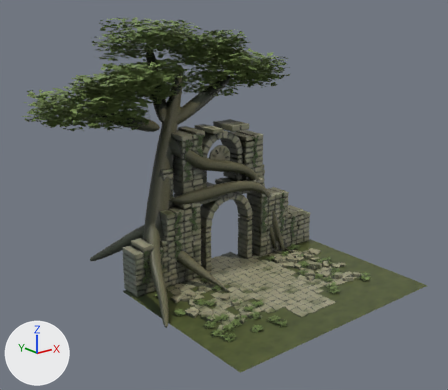
The glTF model public/models/placed/exterior.glb: old version first, new version second.
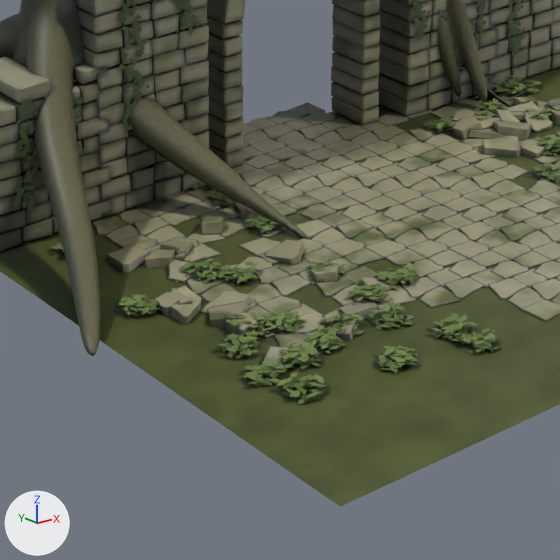
The first picture shows the older version from a 50 mm camera at (-59.9, 53.4, 34.9) aimed at (-15.4, 109.0, 12.7). The close-ups show the older and then the newer version on the part from 31% to 68% of the width and 57% to 100% of the height of that picture. Only the edits that show in the close-ups are written down. Arrows for +X, +Y and +Z are at lower left; the lights stay in place.

Objects in the first close-up: 'ArchiveExterior_Courtyard_Cell_-1_-5', 'ArchiveExterior_Foliage_Cell_-1_-5', 'ArchiveExterior_Foliage_Cell_-2_-5', 'ArchiveExterior_Stone_Cell_-1_-5', 'ArchiveExterior_Stone_Cell_-2_-5', 'ArchiveExterior_Stone_Cell_0_-5', 'ArchiveExterior_Wood_Cell_-1_-5', 'ArchiveExterior_Wood_Cell_-2_-5' and 2 more.
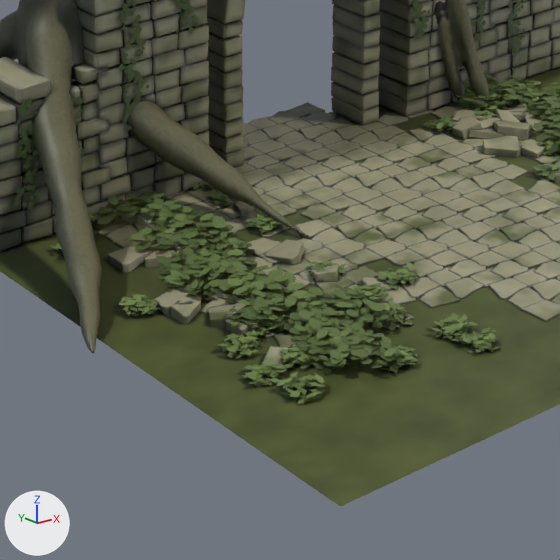
Where the change shows, as pixel boxes [x1, y1, x2, y2] in the close-ups (560 x 560 px):
```json
{"object": "PD11_Foliage_archive-exterior_Cell_-1_-5", "change": "added", "after": [89, 74, 560, 375]}
{"object": "PD11_Stone_archive-exterior", "change": "added", "after": [95, 208, 369, 364], "on screen": "mostly hidden"}
```

The change, as JSON lines over the scene's bpy script:
```json
{"op": "add", "block": "me_mesh_17", "code": ["me_mesh_17 = bpy.data.meshes.new('Mesh_17')", "me_mesh_17.from_pydata(...)  # 15774 vertices, 10487 faces; spans x -23.9..0.3, y 96.4..113.9, z 1.6..2.6", "me_mesh_17.materials.append(mat_archiveexterior_foliage_colour)"]}
{"op": "add", "block": "me_icosphere", "code": ["me_icosphere = bpy.data.meshes.new('Icosphere')", "me_icosphere.from_pydata(...)  # 96 vertices, 160 faces; spans x -22.7..-19.9, y 97.5..112.8, z 1.3..2.2", "me_icosphere.materials.append(mat_archiveexterior_foliage_colour)"]}
{"op": "add", "block": "ob_pd11_foliage_archive_exterior_cell__1__5", "code": ["ob_pd11_foliage_archive_exterior_cell__1__5 = bpy.data.objects.new('PD11_Foliage_archive-exterior_Cell_-1_-5', me_mesh_17)", "ob_pd11_foliage_archive_exterior_cell__1__5.location = (0.0, 0.0, 0.0)"]}
{"op": "add", "block": "ob_pd11_stone_archive_exterior", "code": ["ob_pd11_stone_archive_exterior = bpy.data.objects.new('PD11_Stone_archive-exterior', me_icosphere)", "ob_pd11_stone_archive_exterior.location = (0.0, 0.0, 0.0)"]}
```
